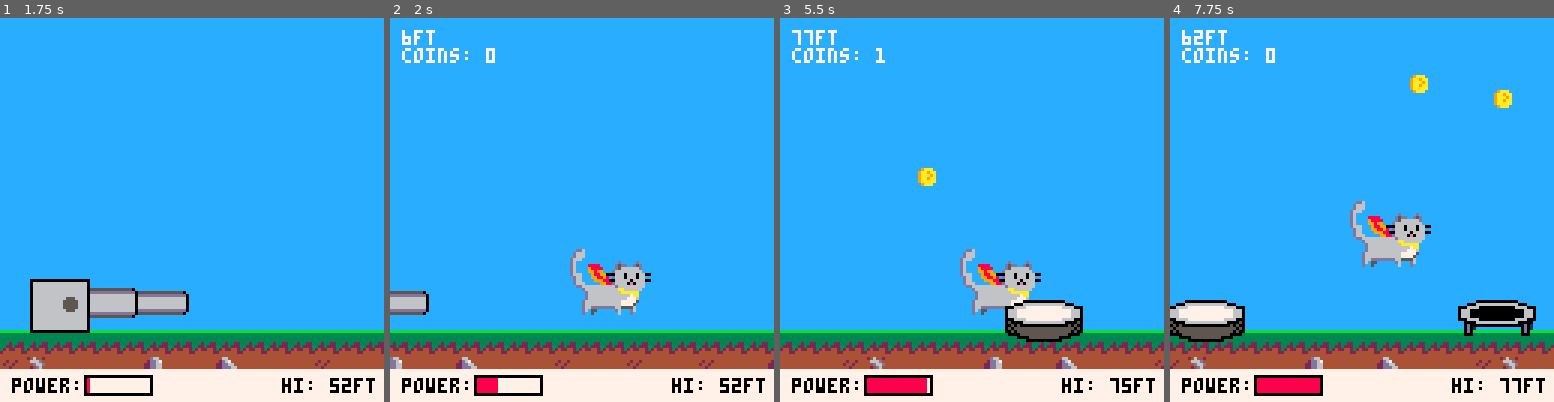
Above: before the commit, frames 1-4 (left to right).
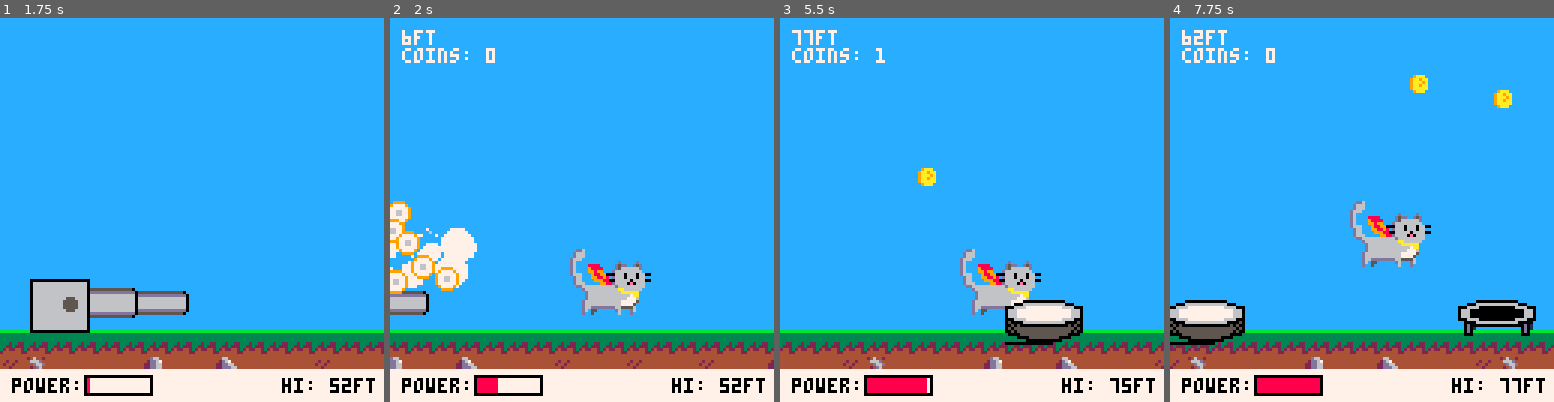
Above: after the commit, the same moments.

Repository: andrewedstrom/kitten-cannon-pico-8
Game: PICO-8 cartridge kitten-cannon.p8
Two runs of this game, one before a commit and one after it. Both use one fixed random seed, a clock stepped at 60 frames per second and the inputs below.
Inputs:
- Up to frame 1 (1.75 s): tap X (X key) at 0.33, 1.07 s; tap O (Z key) at 0.7, 1.7 s
- Up to frame 2 (2 s): tap X (X key) at 1.85 s
- Up to frame 3 (5.5 s): tap O (Z key) every 0.4 s from 2.1 to 5.3 s; hold Up 2.15-2.42 s; tap X (X key) at 2.97, 4.08, 5.2 s; hold Down 3.63-3.97 s; hold Up 4.73-5.03 s
- Up to frame 4 (7.75 s): tap O (Z key) every 0.4 s from 5.7 to 7.7 s; hold Down 5.73-6.03 s; tap X (X key) at 6.32, 7.43 s; hold Up 7.18-7.45 s

Frame 1 is identical in both runs. In frame 2, 3.0% of the frame differs, in the area x 0-23%, y 47-72%; in frame 3, 0.1%; in frame 4, less than 0.1%.

Commit message:
add explosions

Diff:
--- a/kitten-cannon.p8
+++ b/kitten-cannon.p8
@@ -13,6 +13,10 @@
 -- animate trampoline
 -- let this person know i used their particle system:
 -- https://www.lexaloffle.com/bbs/?pid=58211
+-- and let this person know  i used their particle system:
+-- https://www.lexaloffle.com/bbs/?tid=33987
+
+#include ps.lua
 
 local player
 local gravity = 0.4
@@ -26,20 +30,28 @@
 local high_score = 0
 local coins_collected
 local max_coins_collected = 0
+local particle_emitters
 
 function _init()
     new_run()
 end
 
 function new_run()
+    -- initialize game
     player = {}
     cannon = make_cannon()
     game_state = "aiming"
     new_set_of_objects()
     coins_collected = 0
+
+    -- initialize particle emitter
+    prev_time = time()
+    particle_emitters = {}
 end
 
 function _update60()
+    update_time()
+
     if game_state == "aiming" then
         cannon:update()
     elseif game_state == "flying" then
@@ -55,6 +67,13 @@
         if obj:is_expired() then
             del(objects, obj)
         end
+    end
+    -- particle emitter
+    if particle_emitter then
+        particle_emitter.update(particle_emitter, delta_time)
+    end
+    for e in all(particle_emitters) do
+        e.update(e, delta_time)
     end
 end
 
@@ -74,6 +93,9 @@
         for obj in all(objects) do
             obj:draw()
         end
+        for e in all(particle_emitters) do
+            e.draw(e)
+        end
     end
 
     camera(0, 0)
@@ -149,6 +171,7 @@
 
         -- make new set of objects
         new_set_of_objects()
+        particle_emitters = {}
     end
 end
 
@@ -231,14 +254,14 @@
 cccccccccccccccccccccccccccccccccccccccccccccccccccccccc333bcccc00cc0cc033300000ccccccccccccccccc000055555555555555550000ccccccc
 cccccccccccccccccccccccccccccccccccccccccccccccccccccccccccccccccc0c00cc0cccc00ccccccccccccccccccccc000055555555550000cccccccccc
 cccccccccccccccccccccccccccccccccccccccccccccccccccccccccccccccccc0000ccc00c0000ccccccccccccccccccccccc000000000000ccccccccccccc
-ccccccccccdcccccdccccccccccccccccccccccccccccccccccccccccccccccccccccccccccccccccccccccccccccccccccccccccccccccccccccccccccccccc
-cccccccccd5ddccd5dcccccccccccccccccccccccccccccccccccccccccccccccccccccccccccccccccccccccccccccccccccccccccccccccccccccccccccccc
-cccccc000d566dd66d00cccccccccccccccccccccccccccccccccccccccccccccccccccccccccccccccccccccccccccccccccccccccccccccccccccccccccccc
-ccc00066d666666666d6000ccccccccccccccccccccccccccccccccccccccccccccccccccccccccccccccccccccccccccccccccccccccccccccccccccccccccc
-000666600666066606d0666000cccccccccccccccccccccccccccccccccccccccccccccccccccccccccccccccccccccccccccccccccccccccccccccccccccccc
-06667707d666066606d7076660cccccccccccccccccccccccccccccccccccccccccccccccccccccccccccccccccccccccccccccccccccccccccccccccccccccc
-066677700666660666d0776660cccccccccccccccccccccccccccccccccccccccccccccccccccccccccccccccccccccccccccccccccccccccccccccccccccccc
-06667707d66660e066d7076660cccccccccccccccccccccccccccccccccccccccccccccccccccccccccccccccccccccccccccccccccccccccccccccccccccccc
+ccccccccccdcccccdccccccccccccccc0000000000aaaa0000aaaa0000999900008888000088880000666600000000000000000000000000cccccccccccccccc
+cccccccccd5ddccd5dcccccccccccccc000aa0000a7777a00a7777a009777790087777800866668006555560006000606000000600000000cccccccccccccccc
+cccccc000d566dd66d00cccccccccccc00a77a00a777777aa777777a97777779876666788665566865000056065606560050005000000000cccccccccccccccc
+ccc00066d666666666d6000ccccccccc0a7777a0a777777aa777777a97766779876556788650056865000056006000600000000000000500cccccccccccccccc
+000666600666066606d0666000cccccc0a7777a0a777777aa777777a97766779876556788650056865000056000006000060000000000000cccccccccccccccc
+06667707d666066606d7076660cccccc00a77a00a777777aa777777a97777779876666788665566865000056060065600000050600500000cccccccccccccccc
+066677700666660666d0776660cccccc000aa0000a7777a00a7777a009777790087777800866668006555560656006000500000000000000cccccccccccccccc
+06667707d66660e066d7076660cccccc0000000000aaaa0000aaaa0000999900008888000088880000666600060000000000000000000000cccccccccccccccc
 00066677777777777777666000cccccccccccccccccccccccccccccccccccccccccccccccccccccccccccccccccccccccccccccccccccccccccccccccccccccc
 05000666666666666666600050cccccccccccccccccccccccccccccccccccccccccccccccccccccccccccccccccccccccccccccccccccccccccccccccccccccc
 00505000000000000000050500cccccccccccccccccccccccccccccccccccccccccccccccccccccccccccccccccccccccccccccccccccccccccccccccccccccc
--- a/objects.lua
+++ b/objects.lua
@@ -111,19 +111,53 @@
         {
             vertical_explosion_force = 13,
             horizontal_explosion_force = 1.75,
-            draw = function(self)
-                palt(0, false)
-                -- palt(12, true)
-                sspr(96, 0, self.sw, self.sh, self.x, self.y)
-                pal()
-            end,
-            collide = function(self, kitten)
-                kitten.dy = -abs(kitten.dy) - self.vertical_explosion_force
-                kitten.dx = kitten.dx + self.horizontal_explosion_force
-                kitten.y = min(ground_y - kitten.h + self.h / 3, kitten.y)
-            end
-        }
-    )
+            triggered = false,
+            draw = function(self)
+                if not self.triggered then
+                    palt(0, false)
+                    sspr(96, 0, self.sw, self.sh, self.x, self.y)
+                    pal()
+                end
+            end,
+            collide = function(self, kitten)
+                if not self.triggered then
+                    self.triggered = true
+                    kitten.dy = -abs(kitten.dy) - self.vertical_explosion_force
+                    kitten.dx = kitten.dx + self.horizontal_explosion_force
+                    kitten.y = min(ground_y - kitten.h + self.h / 3, kitten.y)
+                    make_explosion(self.x, self.y)
+                end
+            end
+        }
+    )
+end
+
+function make_explosion(x, y)
+    local explo = emitter.create(x, y, 0, 30)
+    ps_set_size(explo, 4, 0, 3, 0)
+    ps_set_speed(explo, 0)
+    ps_set_life(explo, 1)
+    ps_set_colours(explo, {7, 6, 5})
+    ps_set_area(explo, 30, 30)
+    ps_set_burst(explo, true, 10)
+    add(particle_emitters, explo)
+    local spray = emitter.create(x, y, 0, 80)
+    ps_set_size(spray, 0)
+    ps_set_speed(spray, 20, 10, 20, 10)
+    ps_set_colours(spray, {7, 6, 5})
+    ps_set_life(spray, 0, 1.3)
+    ps_set_burst(spray, true, 30)
+    add(particle_emitters, spray)
+    local anim = emitter.create(x, y, 0, 18)
+    ps_set_speed(anim, 0)
+    ps_set_life(anim, 1)
+    ps_set_sprites(anim, {132, 135, 136, 137, 138, 139, 140, 140, 140, 141, 141, 141})
+    ps_set_area(anim, 30, 30)
+    ps_set_burst(anim, true, 6)
+    add(particle_emitters, anim)
+    for e in all(particle_emitters) do
+        e.start_emit(e)
+    end
 end
 
 function make_slime_block(x)
--- a/player.lua
+++ b/player.lua
@@ -4,11 +4,13 @@
 function make_kitten(angle, cannon_x, cannon_y, cannon_length, power)
     local ca = cos(angle)
     local sa = sin(angle)
-
+    local spawn_x = cannon_x + cannon_length * ca
+    local spawn_y = cannon_y + cannon_length * sa - 20
+    make_explosion(spawn_x, spawn_y)
     return {
         feet_traveled = 0,
-        x = cannon_x + cannon_length * ca,
-        y = cannon_y + cannon_length * sa - 20,
+        x = spawn_x,
+        y = spawn_y,
         dx = power * ca,
         dy = power * sa,
         w = 27,
--- /dev/null
+++ b/ps.lua
@@ -0,0 +1,427 @@
+---------------------------
+--        pico-ps        --
+--    particle system    --
+--  author: max kearney  --
+--  created: april 2019  --
+--  updated: october 2020   --
+---------------------------
+
+--[[
+    feel free to contact me if you have any questions.
+    itch: https://maxwelldexter.itch.io/
+    twitter: @KearneyMax
+]]
+
+-------------------------------------------------- globals
+
+prev_time = nil -- for calculating dt
+delta_time = nil -- the change in time
+
+function update_time()
+ delta_time = time()-prev_time
+ prev_time = time()
+end
+
+ps_gravity = 50
+
+function calc_ps_gravity(a)
+ a.velocity.y = a.velocity.y + delta_time * ps_gravity
+end
+
+function vec(x,y)
+ return {x = x, y = y}
+end
+
+-------------------------------------------------- particle
+particle = {}
+particle.__index = particle
+function particle.create()
+ local p = {}
+ setmetatable (p, particle)
+ return p
+end
+
+function particle:set_values(x, y, gravity, colours, sprites, life, angle, speed_initial, speed_final, size_initial, size_final)
+ self.pos = vec(x,y)
+ self.life_initial, self.life, self.dead, self.gravity = life, life, false, gravity
+
+ -- the 1125 number was 180 in the original calculation,
+ -- but i set it to 1131 to make the angle pased in equal to 360 on a full revolution
+ -- don't ask me why it's 1131, i don't know. maybe it's odd because i rounded pi?
+ local angle_radians = angle * 3.14159 / 1131
+ self.velocity = vec(speed_initial*cos(angle_radians), speed_initial*sin(angle_radians))
+ self.vel_initial = vec(self.velocity.x, self.velocity.y)
+ self.vel_final = vec(speed_final*cos(angle_radians), speed_final*sin(angle_radians))
+
+ self.size, self.size_initial, self.size_final = size_initial, size_initial, size_final
+
+ self.sprites = sprites
+ if (self.sprites ~= nil) then
+  self.sprite_time = (1 / #self.sprites) * self.life_initial
+  self.current_sprite_time = self.sprite_time
+  self.sprites_index = 1
+  self.sprite = self.sprites[self.sprites_index]
+ else
+  self.sprite = nil
+ end
+
+ self.colours = colours
+ if (colours ~= nil) then
+  self.colour_time = (1 / #self.colours) * self.life_initial
+  self.current_colour_time = self.colour_time
+  self.colours_index = 1
+  self.colour = self.colours[self.colours_index]
+  if (self.colour == nil) then stop() end -- TODO: somehow the colour ends up being nil
+ else
+  self.colour = nil
+ end
+end
+
+-- update: handles all of the values changing like life, gravity, size/life, vel/life, movement and dying
+function particle:update(dt)
+ self.life -= dt
+
+ if (self.gravity) then
+  calc_ps_gravity(self)
+ end
+
+ -- size over lifetime
+ if (self.size_initial ~= self.size_final) then
+  -- take the difference of original and future, divided by time, multiplied by delta time
+  self.size = self.size - ((self.size_initial-self.size_final)/self.life_initial)*dt
+ end
+
+ -- velocity over lifetime
+ if (self.vel_initial.x ~= self.vel_final.x) then
+  -- take the difference of original and future, divided by time, multiplied by delta time
+  self.velocity.x = self.velocity.x - ((self.vel_initial.x-self.vel_final.x)/self.life_initial)*dt
+  self.velocity.y = self.velocity.y - ((self.vel_initial.y-self.vel_final.y)/self.life_initial)*dt
+ end
+
+ -- changing the colour
+ if (self.colours ~= nil and #self.colours > 1) then
+  self.current_colour_time -= dt
+  if (self.current_colour_time < 0) then
+   self.colours_index += 1
+   self.colour = self.colours[self.colours_index]
+   self.current_colour_time = self.colour_time
+  end
+ end
+
+ -- changing the sprite
+ if (self.sprites ~= nil and #self.sprites > 1) then
+  self.current_sprite_time -= dt
+  if (self.current_sprite_time < 0) then
+   self.sprites_index += 1
+   self.sprite = self.sprites[self.sprites_index]
+   self.current_sprite_time = self.sprite_time
+  end
+ end
+
+ -- moving the particle
+ if (self.life > 0) then
+  self.pos.x = self.pos.x + self.velocity.x * dt
+  self.pos.y = self.pos.y + self.velocity.y * dt
+ else
+  self.die(self) -- goodbye world
+ end
+end
+
+-- draws a circle with it's values
+function particle:draw()
+ if (self.sprite ~= nil) then
+  spr(self.sprite, self.pos.x, self.pos.y)
+ elseif (self.colour ~= nil) then
+  circfill(self.pos.x, self.pos.y, self.size, self.colour)
+ end
+end
+
+-- sets flag so that the emitter knows to kill it
+function particle:die()
+ self.dead = true
+end
+
+-------------------------------------------------- particle emitter
+emitter = {}
+emitter.__index = emitter
+function emitter.create(x,y, frequency, max_p, burst, gravity)
+ local p = {
+  particles = {},
+  to_remove = {},
+
+  -- emitter variables
+  pos = vec(x,y),
+  emitting = true,
+  frequency = frequency,
+  emit_time = 0,
+  max_p = max_p,
+  gravity = gravity or false,
+  burst = burst or false,
+  burst_amount = max_p,
+  use_pooling = true,
+  pool = {},
+  rnd_colour = false,
+  rnd_sprite = false,
+  use_area = false,
+  area_width = 0,
+  area_height = 0,
+
+  -- particle factory stuff
+  p_colours = {1},
+  p_sprites = nil,
+  p_life = 1,
+  p_life_spread = 0,
+  p_angle = 0,
+  p_angle_spread = 360,
+  p_speed_initial = 10,
+  p_speed_final = 10,
+  p_speed_spread_initial = 0,
+  p_speed_spread_final = 0,
+  p_size_initial = 1,
+  p_size_final = 1,
+  p_size_spread_initial = 0,
+  p_size_spread_final = 0
+ }
+ setmetatable (p, emitter)
+ if (p.max_p < 1) then
+   p.use_pooling = false end
+
+ return p
+end
+
+-- tells all of the particles to update and removes any that are dead
+function emitter:update(dt)
+ self.emit(self, dt)
+ for p in all(self.particles) do
+  p.update(p, dt)
+  if (p.dead) then
+   self.remove(self, p)
+  end
+ end
+ self.remove_dead(self)
+end
+
+-- tells of the particles to draw themselves
+function emitter:draw()
+ foreach(self.particles, function(obj) obj:draw() end)
+end
+
+function emitter:get_colour()
+ if (self.rnd_colour) then
+  if (#self.p_colours > 1) then
+   return {self.p_colours[flr(rnd(#self.p_colours))+1]}
+  else
+   return {flr(rnd(16))}
+  end
+ else
+  return self.p_colours
+ end
+end
+
+-- factory method, creates a new particle based on the values set + random
+-- this is why the emitter has to know about the properties of the particle it's emmitting
+function emitter:get_new_particle()
+ local sprites = self.p_sprites
+ -- select random sprite from the sprites list
+ if (self.rnd_sprite and self.p_sprites ~= nil) then
+  sprites = {self.p_sprites[flr(rnd(#self.p_sprites))+1]}
+ end
+
+ local x = self.pos.x
+ local y = self.pos.y
+ if (self.use_area) then
+  -- center it
+  local width = self.area_width
+  local height = self.area_height
+  x += flr(rnd(width)) - (width / 2)
+  y += flr(rnd(height)) - (height / 2)
+ end
+
+ local p = {}
+ if (self.use_pooling and #self.particles + #self.pool == self.max_p) then
+  p = self.pool[1]
+  del(self.pool, p)
+ else
+  p = particle.create()
+ end
+
+ -- (x, y, gravity, colours, sprites, life, angle, speed_initial, speed_final, size_initial, size_final)
+ p.set_values (p, -- self
+  x, y, -- pos
+  self.gravity, -- gravity
+  self.get_colour(self), sprites, -- graphics
+  self.p_life + get_rnd_spread(self.p_life_spread), -- life
+  self.p_angle + get_rnd_spread(self.p_angle_spread), -- angle
+  self.p_speed_initial + get_rnd_spread(self.p_speed_spread_initial), self.p_speed_final + get_rnd_spread(self.p_speed_spread_final), -- speed
+  self.p_size_initial + get_rnd_spread(self.p_size_spread_initial), self.p_size_final + get_rnd_spread(self.p_size_spread_final) -- size
+ )
+ return p
+end
+
+function emitter:emit(dt)
+ if (self.emitting) then
+  -- burst!
+  if (self.burst) then
+   if (self.max_p <= 0) then
+    self.max_p = 50
+   end
+   for i=1, self.get_amount_to_spawn(self, self.burst_amount) do
+    self.add_particle(self, self.get_new_particle(self))
+   end
+   self.emitting = false
+
+  -- we're continuously emitting
+  else
+   self.emit_time += self.frequency
+   if (self.emit_time >= 1) then
+    local amount = self.get_amount_to_spawn(self, self.emit_time)
+    for i=1, amount do
+     self.add_particle(self, self.get_new_particle(self))
+    end
+    self.emit_time -= amount
+   end
+  end
+ end
+end
+
+function emitter:get_amount_to_spawn(spawn_amount)
+ if (self.max_p ~= 0 and #self.particles + flr(spawn_amount) >= self.max_p) then
+  return self.max_p - #self.particles
+ end
+ return flr(spawn_amount)
+end
+
+function emitter:add_particle(p)
+ add(self.particles, p)
+end
+
+function emitter:add_multiple(ps)
+ for p in all(ps) do
+  add(self.particles, p)
+ end
+end
+
+function emitter:remove(p)
+ add(self.to_remove, p)
+end
+
+function emitter:remove_dead()
+ for p in all(self.to_remove) do
+  if (self.use_pooling) then
+   add(self.pool, p)
+  end
+  del(self.particles, p)
+ end
+ self.to_remove = {}
+end
+
+-- will randomise even if it is negative
+function get_rnd_spread(spread)
+ return rnd(spread * sgn(spread)) * sgn(spread)
+end
+
+function emitter:start_emit()
+ self.emitting = true
+end
+
+function emitter:stop_emit()
+ self.emitting = false
+end
+
+function emitter:is_emitting()
+ return self.emitting
+end
+
+function emitter:clone()
+ local new = emitter.create(self.pos.x, self.pos.y, self.frequency, self.max_p)
+ ps_set_burst(new, self.burst, self.burst_amount)
+ ps_set_gravity(new, self.gravity)
+ ps_set_rnd_colour(new, self.rnd_colour)
+ ps_set_rnd_sprite(new, self.rnd_sprite)
+ ps_set_area(new, self.area_width, self.area_height)
+ ps_set_colours(new, self.p_colours)
+ ps_set_sprites(new, self.p_sprites)
+ ps_set_life(new, self.p_life, self.p_life_spread)
+ ps_set_angle(new, self.p_angle, self.p_angle_spread)
+ ps_set_speed(new, self.p_speed_initial, self.p_speed_final, self.p_speed_spread_initial, self.p_speed_spread_final)
+ ps_set_size(new, self.p_size_initial, self.p_size_final, self.p_size_spread_initial, self.p_size_spread_final)
+ ps_set_pooling(new, self.use_pooling)
+ return new
+end
+
+-- setter functions
+
+function ps_set_pos(e, x, y)
+ e.pos = vec(x,y)
+end
+
+function ps_set_frequency(e, frequency)
+ e.frequency = frequency
+end
+
+function ps_set_max_p(e, max_p)
+ e.max_p = max_p
+end
+
+function ps_set_gravity(e, gravity)
+ e.gravity = gravity
+end
+
+function ps_set_burst(e, burst, burst_amount)
+ e.burst = burst
+ e.burst_amount = burst_amount or e.max_p
+end
+
+function ps_set_pooling(e, pooling)
+ e.use_pooling = pooling
+ e.pool = {}
+ if (e.use_pooling and e.max_p < 1) then
+  e.max_p = 20
+ end
+end
+
+function ps_set_rnd_colour(e, rnd_colour)
+ e.rnd_colour = rnd_colour
+end
+
+function ps_set_rnd_sprite(e, rnd_sprite)
+ e.rnd_sprite = rnd_sprite
+end
+
+function ps_set_area(e, width, height)
+ e.use_area = width ~= nil and height ~= nil and (width > 0 or height > 0)
+ e.area_width = width or 0
+ e.area_height = height or 0
+end
+
+function ps_set_colours(e, colours)
+ e.p_colours = colours
+end
+
+function ps_set_sprites(e, sprites)
+ e.p_sprites = sprites
+end
+
+function ps_set_life(e, life, life_spread)
+ e.p_life = life
+ e.p_life_spread = life_spread or 0
+end
+
+function ps_set_angle(e, angle, angle_spread)
+ e.p_angle = angle
+ e.p_angle_spread = angle_spread or 0
+end
+
+function ps_set_speed(e, speed_initial, speed_final, speed_spread_initial, speed_spread_final)
+ e.p_speed_initial = speed_initial
+ e.p_speed_final = speed_final or speed_initial
+ e.p_speed_spread_initial = speed_spread_initial or 0
+ e.p_speed_spread_final = speed_spread_final or e.p_speed_spread_initial
+end
+
+function ps_set_size(e, size_initial, size_final, size_spread_initial, size_spread_final)
+ e.p_size_initial = size_initial
+ e.p_size_final = size_final or size_initial
+ e.p_size_spread_initial = size_spread_initial or 0
+ e.p_size_spread_final = size_spread_final or e.p_size_spread_initial
+end
